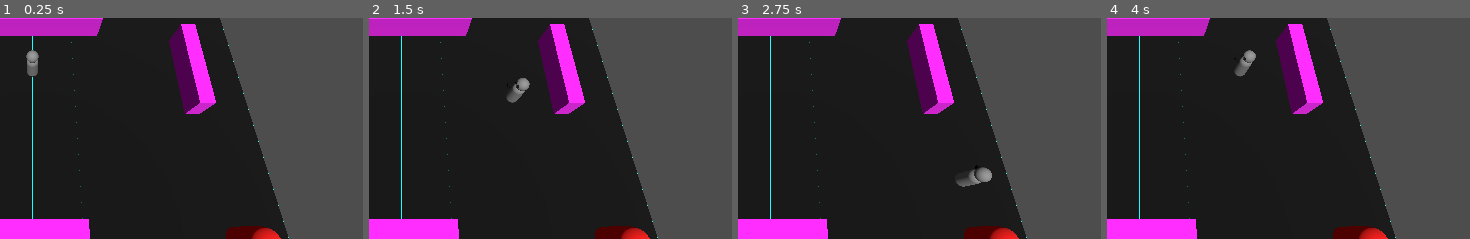
Above: before the commit, frames 1-4 (left to right).
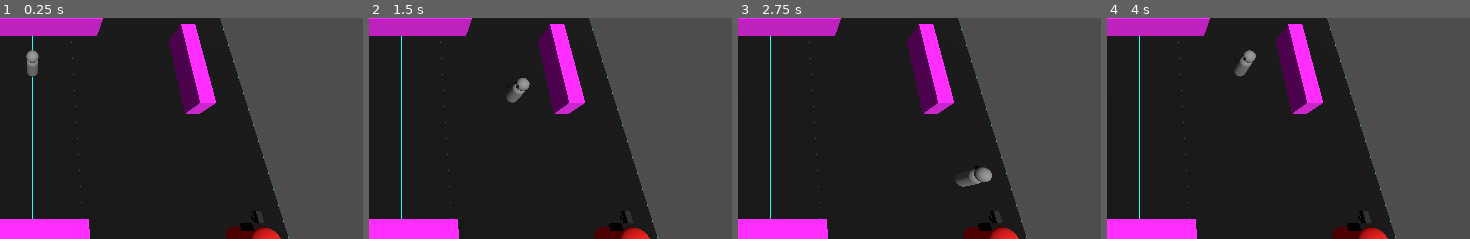
Above: after the commit, the same moments.

Repository: covmoore/interrupt-game-jam
Game: Godot game, scene res://maps/dungeon.tscn
Same seed, same stepped clock (60 frames per second), same inputs: the game is played once before the commit and once after it. This scene is started directly instead of the project's main scene.
Inputs (mouse positions are % of the whole screen's width and height, from its top left):
- Up to frame 1 (0.25 s): no input
- Up to frame 2 (1.5 s): tap Enter at 0.5 s; move the mouse to (79, 44) at 0.52 s; press the mouse at (79, 44) at 0.53 s; hold D (move_right) 0.53-1.28 s; move the mouse to (33, 54) at 1.27 s; release the mouse at (33, 54) at 1.28 s; hold S (move_back) from 1.28 s (still down); click (33, 54) at 1.35 s
- Up to frame 3 (2.75 s): move the mouse to (66, 27) at 2.02 s; release S (move_back) at 2.03 s; press the mouse at (66, 27) at 2.03 s; hold D (move_right) from 2.03 s (still down)
- Up to frame 4 (4 s): tap Space at 2.75 s; move the mouse to (49, 70) at 2.77 s; release D (move_right) at 2.78 s; release the mouse at (49, 70) at 2.78 s; hold W (move_forward) 2.78-3.53 s; click (49, 70) at 2.85 s; move the mouse to (88, 65) at 3.52 s; press the mouse at (88, 65) at 3.53 s; hold A (move_left) from 3.53 s (still down)
The pictures show only the part of the screen within x 50-100%, y 30-80%; the shares and areas given below are measured in that part.

The runs differ from the first frame. In frame 1, 0.2% of the frame differs, in the area x 66-73%, y 92-97%; in frame 2, 0.2%; in frame 3, 0.2%; in frame 4, 0.2%.
Error before the commit: Invalid access to property or key 'global_transform' on a base object of type 'null instance'. (res://scripts/models/enemy.gd:21)
Error after the commit: Invalid access to property or key 'global_transform' on a base object of type 'null instance'. (res://scripts/models/enemy.gd:35)

Commit message:
edited enemy

Diff:
--- a/prefabs/enemy.tscn
+++ b/prefabs/enemy.tscn
@@ -1,6 +1,10 @@
-[gd_scene load_steps=5 format=3 uid="uid://mafc2j10hbtt"]
+[gd_scene load_steps=9 format=3 uid="uid://mafc2j10hbtt"]
 
 [ext_resource type="Script" path="res://scripts/models/enemy.gd" id="1_fck7c"]
+[ext_resource type="Material" uid="uid://bl2khh1dv1nsr" path="res://materials/black.tres" id="2_aeriy"]
+
+[sub_resource type="BoxMesh" id="BoxMesh_6eu86"]
+size = Vector3(0.5, 0.5, 0.25)
 
 [sub_resource type="CapsuleMesh" id="CapsuleMesh_7j7kx"]
 radius = 0.35
@@ -8,6 +12,12 @@
 
 [sub_resource type="StandardMaterial3D" id="StandardMaterial3D_aqi2q"]
 albedo_color = Color(1, 0.0823529, 0.0666667, 1)
+
+[sub_resource type="BoxMesh" id="BoxMesh_2p1up"]
+size = Vector3(0.15, 0.15, 0.5)
+
+[sub_resource type="StandardMaterial3D" id="StandardMaterial3D_b310m"]
+albedo_color = Color(0.162066, 0.162066, 0.162066, 1)
 
 [sub_resource type="CapsuleShape3D" id="CapsuleShape3D_231a8"]
 radius = 0.35
@@ -17,9 +27,34 @@
 script = ExtResource("1_fck7c")
 health = 5.0
 
-[node name="MeshInstance3D" type="MeshInstance3D" parent="."]
+[node name="Eye" type="MeshInstance3D" parent="."]
+transform = Transform3D(1, 0, 0, 0, 1, 0, 0, 0, 1, 0, 0.35, -0.3)
+material_override = ExtResource("2_aeriy")
+mesh = SubResource("BoxMesh_6eu86")
+
+[node name="Body" type="MeshInstance3D" parent="."]
 mesh = SubResource("CapsuleMesh_7j7kx")
 surface_material_override/0 = SubResource("StandardMaterial3D_aqi2q")
+
+[node name="Gun" type="Node3D" parent="Body"]
+
+[node name="MeshInstance3D" type="MeshInstance3D" parent="Body/Gun"]
+transform = Transform3D(1, 0, 0, 0, 1, 0, 0, 0, 1, 0.385622, 0, -0.502714)
+mesh = SubResource("BoxMesh_2p1up")
+surface_material_override/0 = SubResource("StandardMaterial3D_b310m")
+
+[node name="MeshInstance3D2" type="MeshInstance3D" parent="Body/Gun"]
+transform = Transform3D(1, 0, 0, 0, 0.479983, -0.3769, 0, 0.414602, 0.436335, 0.385622, -0.0923538, -0.314987)
+mesh = SubResource("BoxMesh_2p1up")
+surface_material_override/0 = SubResource("StandardMaterial3D_b310m")
+
+[node name="MeshInstance3D3" type="MeshInstance3D" parent="Body/Gun"]
+transform = Transform3D(1, 0, 0, 0, -0.513103, -0.338929, 0, 0.372832, -0.466444, 0.385622, -0.0923538, -0.508997)
+mesh = SubResource("BoxMesh_2p1up")
+surface_material_override/0 = SubResource("StandardMaterial3D_b310m")
+
+[node name="Marker3D" type="Marker3D" parent="Body/Gun"]
+transform = Transform3D(-1, 0, 8.74228e-08, 0, 1, 0, -8.74228e-08, 0, -1, 0.387072, 0, -0.753843)
 
 [node name="CollisionShape3D" type="CollisionShape3D" parent="."]
 shape = SubResource("CapsuleShape3D_231a8")
--- a/scripts/models/enemy.gd
+++ b/scripts/models/enemy.gd
@@ -4,6 +4,8 @@
 @onready var nav_agent = $NavigationAgent3D
 @export var movement_speed : float = 2.0
 @export var health: float = 0.0
+
+@export var attack_range: float = 5.0
 
 var movement_target_position : Vector3 = Vector3.ZERO
 var path = []
@@ -13,7 +15,15 @@
 	nav_agent.target_desired_distance = 0.5
 
 func set_movement_target(movement_target: Vector3):
-	nav_agent.set_target_position(movement_target)
+	#Instead of going straight to the player pick a random offset
+	#to avoid bunching up
+	var offset_distance = 2.0
+	var random_angle = randf_range(0, TAU)
+	var offset_x = cos(random_angle) * offset_distance
+	var offset_z = sin(random_angle) * offset_distance
+
+	var target_pos = player.global_transform.origin + Vector3(offset_x, 0, offset_z)
+	nav_agent.set_target_position(target_pos)
 
 func actor_setup():
 	await get_tree().physics_frame
@@ -22,14 +32,27 @@
 
 func _physics_process(delta):
 	actor_setup()
-	if nav_agent.is_navigation_finished():
-		return
+	var distance_to_player = global_position.distance_to(player.global_transform.origin)
 
-	var current_agent_position = global_position
-	var next_path_position = nav_agent.get_next_path_position()
+	#If close enough to attack
+	if distance_to_player <= attack_range:
+		#Stop moving
+		velocity = Vector3.ZERO
+		#Face the player
+		look_at(player.global_transform.origin, Vector3.UP)
+		#call you shooting logic
+		shoot_at_player()
+	else:
+		#otherwise, keep using the nav agent
+		if not nav_agent.is_navigation_finished():
+			var next_path_position = nav_agent.get_next_path_position()
+			velocity = global_position.direction_to(next_path_position) * movement_speed
+		else:
+			velocity = Vector3.ZERO
+	move_and_slide()
 
-	velocity = current_agent_position.direction_to(next_path_position) * movement_speed
-	move_and_slide()
+func shoot_at_player():
+	print("Pew pew! Suck my ass!!!!!")
 
 func take_damage(shot_by: CharacterBody3D, dmg: float):
 	health -= dmg
